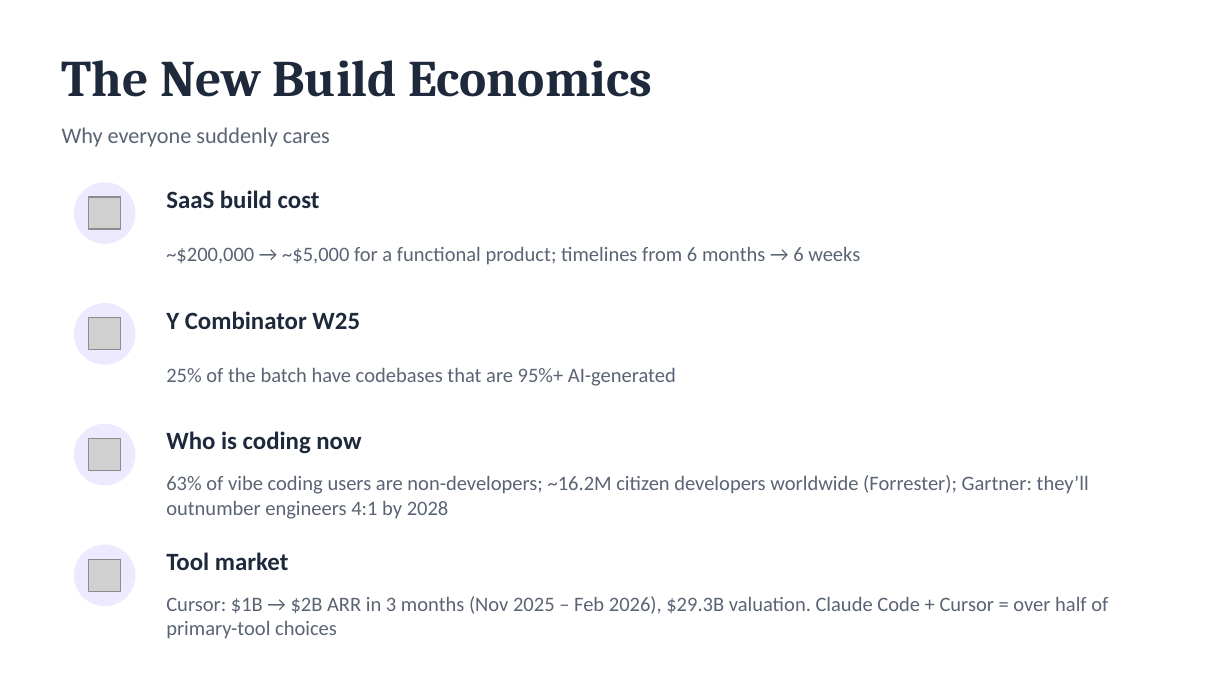
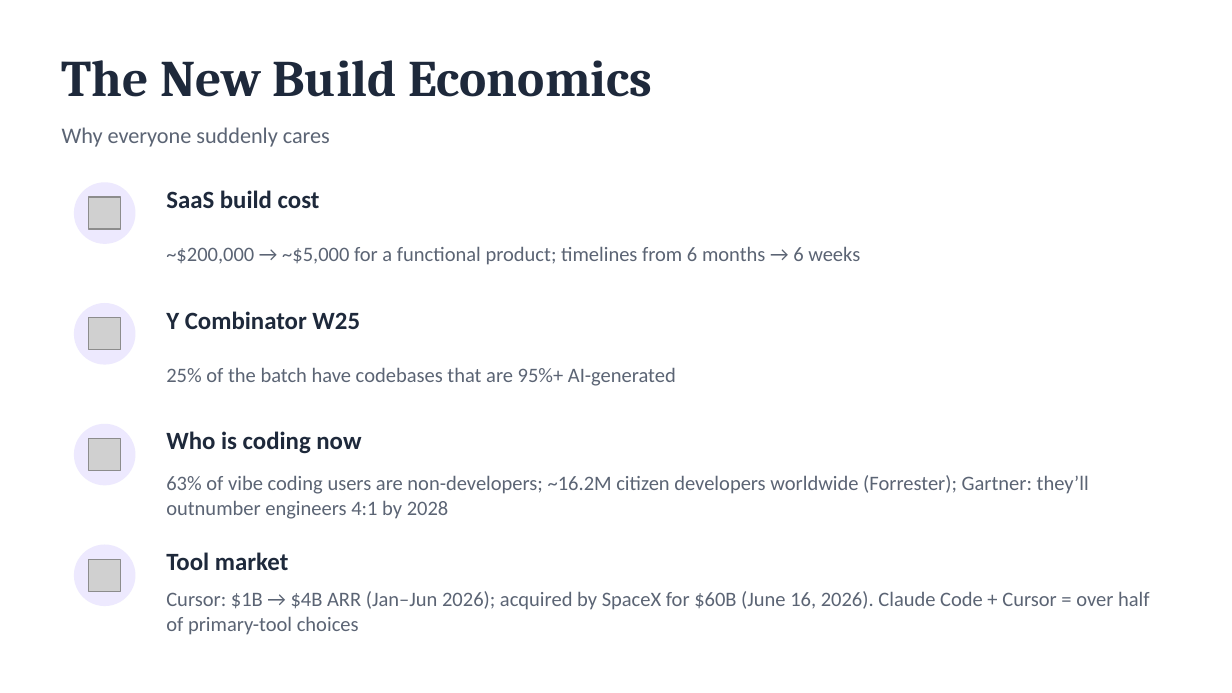
Before and after one commit to BrendonHit6/rd-performance-articles, a slide deck: slide 4 of presentations/vibe-coding.pptx. Drawn at 1232x693 pixels with LibreOffice and Linux fonts; fonts in the diff are those of the drawing; grey boxes stand for pictures. Boxes give left, top, right and bottom in pixels: in the first picture for what was removed or moved away, otherwise in the second. Text is boxed around its words. In the diff, an @@ line names an element or a change of style, - is before the commit and + after.

```diff
--- a/presentations/vibe-coding.pptx
+++ b/presentations/vibe-coding.pptx
@@ text at (x1=166, y1=591, x2=1150, y2=635): text changed @@
-Cursor: $1B → $2B ARR in 3 months (Nov 2025 – Feb 2026), $29.3B valuation. Claude Code + Cursor = over half of primary-tool choices
+Cursor: $1B → $4B ARR (Jan–Jun 2026); acquired by SpaceX for $60B (June 16, 2026). Claude Code + Cursor = over half of primary-tool choices
```
Also in this commit, not shown: 4 other slides changed, 8 other files.
